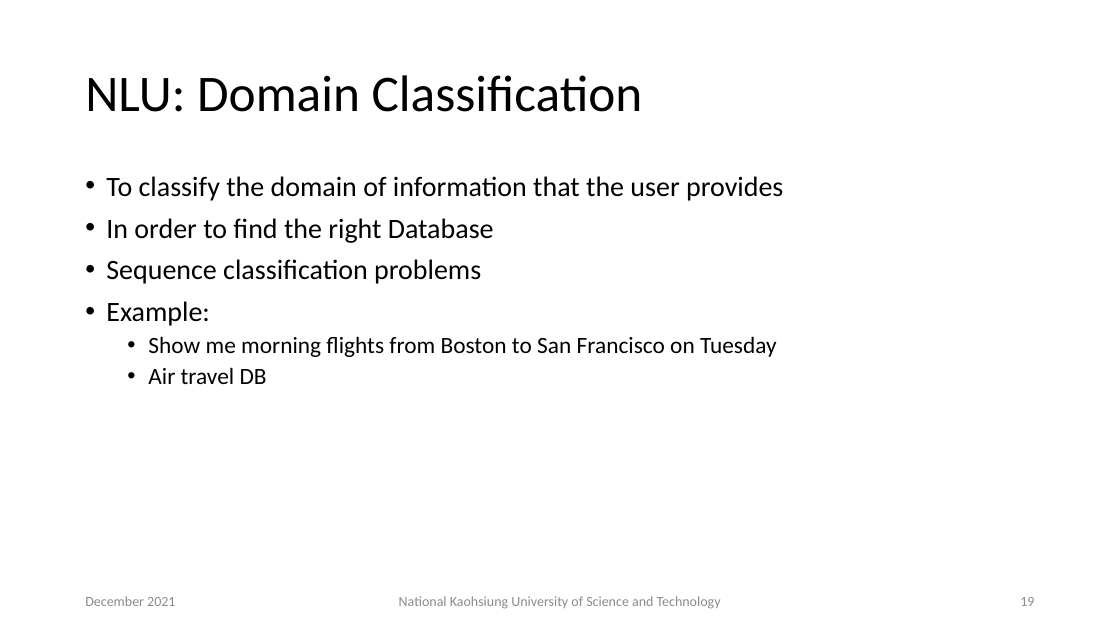
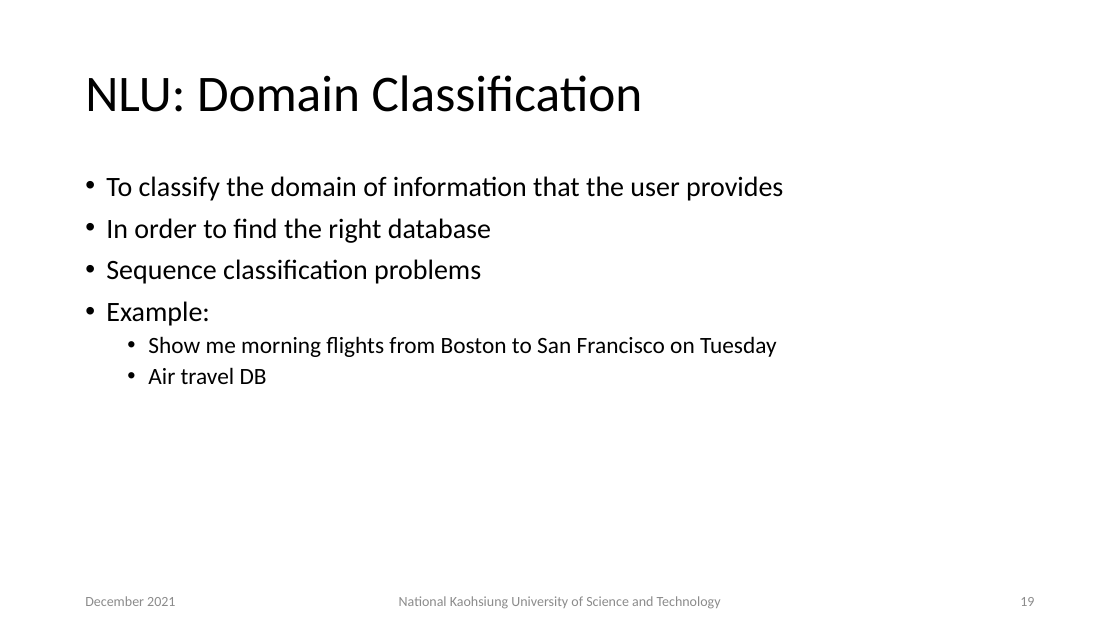
Before and after one commit to chiayisu/chiayisu.github.io, a slide deck: slide 19 of files/course_material/natural-language-processing/Lecture9.pptx. Drawn at 1120x630 pixels with LibreOffice and Linux fonts; fonts in the diff are those of the drawing. Boxes give left, top, right and bottom in pixels: in the first picture for what was removed or moved away, otherwise in the second. Text is boxed around its words. In the diff, an @@ line names an element or a change of style, - is before the commit and + after.

Commit message:
revised

```diff
--- a/files/course_material/natural-language-processing/Lecture9.pptx
+++ b/files/course_material/natural-language-processing/Lecture9.pptx
@@ text at <box>106,218,491,243</box>: text changed @@
-• In order to find the right Database
+• In order to find the right database
```
Also in this commit, not shown: 1 other slide changed.
